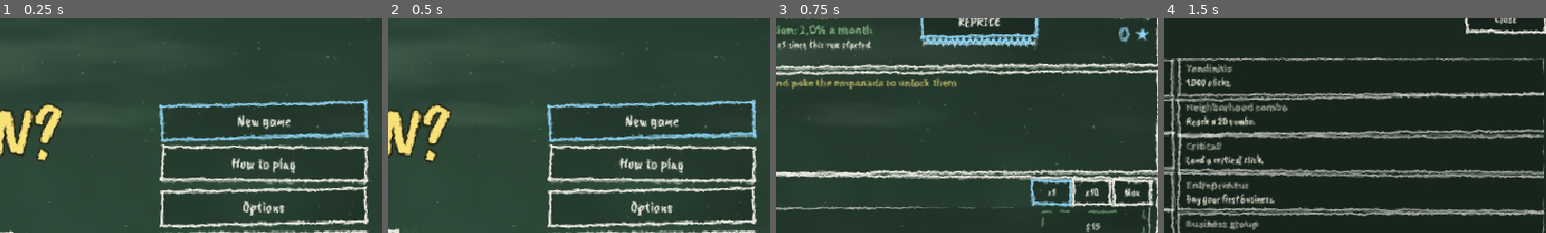
Above: before the commit, frames 1-4 (left to right).
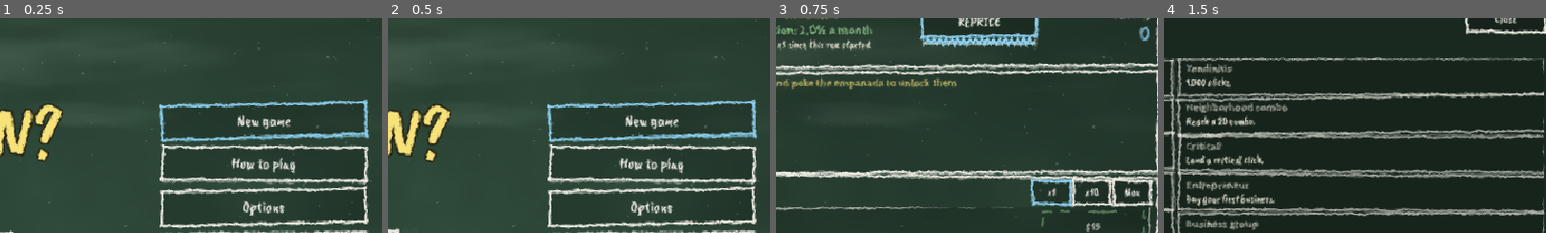
Above: after the commit, the same moments.

Repository: agusmoscato/INFLATION-What-Inflation-
Game: Godot game, scene res://scenes/Main.tscn
Same seed, same stepped clock (60 frames per second), same inputs: the game is played once before the commit and once after it.
Inputs:
- Up to frame 1 (0.25 s): no input
- Up to frame 2 (0.5 s): no input
- Up to frame 3 (0.75 s): click "New game" at 0.5 s
- Up to frame 4 (1.5 s): click "Achievements 0/53" at 1.25 s
The pictures show only the part of the screen within x 48-98%, y 6-56%; the shares and areas given below are measured in that part.

Frames 1-2 are identical in both runs. In frame 3, 0.3% of the frame differs, in the area x 89-98%, y 3-12%; in frame 4, nothing differs.

Commit message:
Ajustes finales: textos sin símbolos que la tipografía no tiene (★ ✓ ▲▼ se veían como cuadraditos en la web), colapso desde precios x30, final a 3.000 de Credibilidad; QA web con doble pasada en la raspadita
Simulador (4 semillas): primera reforma 4,5-5,0 min, final 52,8-61,1 min, 100 % en 194,9-228,4 min, espera máxima 2,8-5,8 s, vuelta 10 en 19-44 s. Exportados windows y web_demo con QA OK.

Co-Authored-By: Claude Opus 5.5 <noreply@anthropic.com>

Diff:
--- a/data/balance.json
+++ b/data/balance.json
@@ -12,7 +12,7 @@
   "month_seconds": 10.0,
   "remark_freeze": 5.0,
   "remark_cooldown": 30.0,
-  "collapse_min_price": 100.0,
+  "collapse_min_price": 30.0,
   "collapse_payback_s": 20.0,
   "cred_k": 1.0,
   "cred_c": 4.0,
@@ -47,7 +47,7 @@
   "tree_ring_costs": [3, 10, 30, 80, 250, 1500, 8000, 22000],
   "tree_side_mult": 1.15,
   "tree_bridge_cost": 2700,
-  "tree_final_cost": 2600,
+  "tree_final_cost": 3000,
   "demo_max_reforms": 3,
   "demo_max_ring": 3,
   "era_thresholds": ["0", "1e5", "1e8", "1e11"],
--- a/scripts/ui/album_page.gd
+++ b/scripts/ui/album_page.gd
@@ -135,7 +135,7 @@
 		var b: Button = _page_btns[p]
 		var n: int = StickerLogic.page_count(m, p)
 		var done: bool = StickerLogic.page_complete(m, p)
-		b.text = "%s %d/10%s" % [tr("page." + str(GameData.sticker_pages[p]["id"])), n, (" ✓" if done else "")]
+		b.text = "%s %d/10%s" % [tr("page." + str(GameData.sticker_pages[p]["id"])), n, (" OK" if done else "")]
 		UIKit.style_button(b, UIKit.C_BLUE if p == _page else (UIKit.C_GOLD if done else UIKit.C_PANEL2), 14)
 	var pid: String = str(GameData.sticker_pages[_page]["id"])
 	_bonus.text = tr("pageb." + pid)
--- a/scripts/ui/game_screen.gd
+++ b/scripts/ui/game_screen.gd
@@ -238,7 +238,7 @@
 	right.custom_minimum_size = Vector2(170, 0)
 	h.add_child(right)
 	right.add_child(UIKit.label(tr("ui.cred"), 15, UIKit.C_DIM, HORIZONTAL_ALIGNMENT_RIGHT))
-	cred_label = UIKit.label("0 ★", 30, Chalk.BLUE, HORIZONTAL_ALIGNMENT_RIGHT, true)
+	cred_label = UIKit.label("0", 30, Chalk.BLUE, HORIZONTAL_ALIGNMENT_RIGHT, true)
 	right.add_child(cred_label)
 	return p
 
@@ -499,7 +499,7 @@
 	remark_btn.disabled = cd > 0.0
 	remark_btn.text = tr("ui.remark") if cd <= 0.0 else tr("ui.remark_cd") % int(ceil(cd))
 	remark_bar.value = 1.0 - cd / total
-	cred_label.text = "%d ★" % m.credibility
+	cred_label.text = "%d" % m.credibility
 
 
 func _pct(v: float) -> String:
@@ -608,7 +608,7 @@
 
 
 func _refresh_nav(m: GameModel) -> void:
-	nav_tree.text = tr("ui.nav.tree") + ("  ★%d" % m.credibility if m.credibility > 0 else "")
+	nav_tree.text = tr("ui.nav.tree") + (" (%d)" % m.credibility if m.credibility > 0 else "")
 	var affordable: bool = TreeLogic.any_affordable(m)
 	if affordable:
 		nav_tree.modulate = Color(1, 1, 1).lerp(Chalk.YELLOW, 0.5 + 0.5 * sin(_clock * 5.0))
@@ -1022,7 +1022,7 @@
 	if _tree_info.is_empty() or _tree_view == null:
 		return
 	var m: GameModel = gm()
-	(_tree_info["cred"] as Label).text = "%d ★" % m.credibility
+	(_tree_info["cred"] as Label).text = tr("ui.tree.cred") % m.credibility
 	var id: String = _tree_view.selected
 	if id == "" or not GameData.tree_idx.has(id):
 		return
@@ -1129,7 +1129,7 @@
 		av.add_theme_constant_override("separation", 0)
 		p.add_child(av)
 		var hidden: bool = bool(a["secret"]) and not have
-		av.add_child(UIKit.label(("✓ " if have else "") + (tr("ui.ach.secret") if hidden else tr(a["name_key"])), 18, Chalk.YELLOW if have else UIKit.C_DIM, HORIZONTAL_ALIGNMENT_LEFT, true))
+		av.add_child(UIKit.label(((tr("ui.ach.done") + " ") if have else "") + (tr("ui.ach.secret") if hidden else tr(a["name_key"])), 18, Chalk.YELLOW if have else UIKit.C_DIM, HORIZONTAL_ALIGNMENT_LEFT, true))
 		var d: Label = UIKit.label(tr("ui.ach.secret_d") if hidden else tr(a["desc_key"]), 15, Chalk.WHITE if have else UIKit.C_DIM)
 		d.autowrap_mode = TextServer.AUTOWRAP_WORD_SMART
 		d.custom_minimum_size = Vector2(420, 0)
@@ -1273,7 +1273,7 @@
 		var pe: BigNumber = BigNumber.from_string(str(s["prev_earned"]))
 		var better: bool = earned.gt(pe)
 		var faster: bool = float(s["time"]) < float(s["prev_time"])
-		var cmp: Label = UIKit.label(tr("ui.summary.cmp") % [("▲ " if better else "▼ ") + UIKit.money(pe), ("▲ " if faster else "▼ ") + _mmss(float(s["prev_time"])), int(s["prev_cred"])], 18, Chalk.GREEN if better else Chalk.PINK, HORIZONTAL_ALIGNMENT_CENTER)
+		var cmp: Label = UIKit.label(tr("ui.summary.cmp") % [("+ " if better else "- ") + UIKit.money(pe), ("+ " if faster else "- ") + _mmss(float(s["prev_time"])), int(s["prev_cred"])], 18, Chalk.GREEN if better else Chalk.PINK, HORIZONTAL_ALIGNMENT_CENTER)
 		cmp.autowrap_mode = TextServer.AUTOWRAP_WORD_SMART
 		cmp.custom_minimum_size = Vector2(620, 0)
 		v.add_child(cmp)
--- a/scripts/ui/skill_tree_view.gd
+++ b/scripts/ui/skill_tree_view.gd
@@ -201,7 +201,7 @@
 			var name: String = tr(n["name_key"])
 			draw_string(body, c + Vector2(-90.0, r + 17.0), name, HORIZONTAL_ALIGNMENT_CENTER, 180.0, int(clampf(15.0 * zoom, 11.0, 20.0)), Color(Chalk.WHITE, 0.85 * alpha))
 			if not owned:
-				draw_string(body, c + Vector2(-90.0, r + 34.0 * clampf(zoom, 0.8, 1.2)), "%d ★" % TreeLogic.cost(id), HORIZONTAL_ALIGNMENT_CENTER, 180.0, int(clampf(14.0 * zoom, 11.0, 18.0)), Color(Chalk.YELLOW if can else Chalk.WHITE, 0.8 * alpha))
+				draw_string(body, c + Vector2(-90.0, r + 34.0 * clampf(zoom, 0.8, 1.2)), tr("ui.tree.cost") % TreeLogic.cost(id), HORIZONTAL_ALIGNMENT_CENTER, 180.0, int(clampf(14.0 * zoom, 11.0, 18.0)), Color(Chalk.YELLOW if can else Chalk.WHITE, 0.8 * alpha))
 	# chispazos de compra
 	for s in _sparks:
 		var k: float = float(s["t"]) / 0.8
Not shown, changed: i18n/v2.txt
Not shown, changed: docs/DISENO_V2.md
Not shown, changed: docs/balance_v2.md
Not shown, changed: tools/web_qa.ps1
